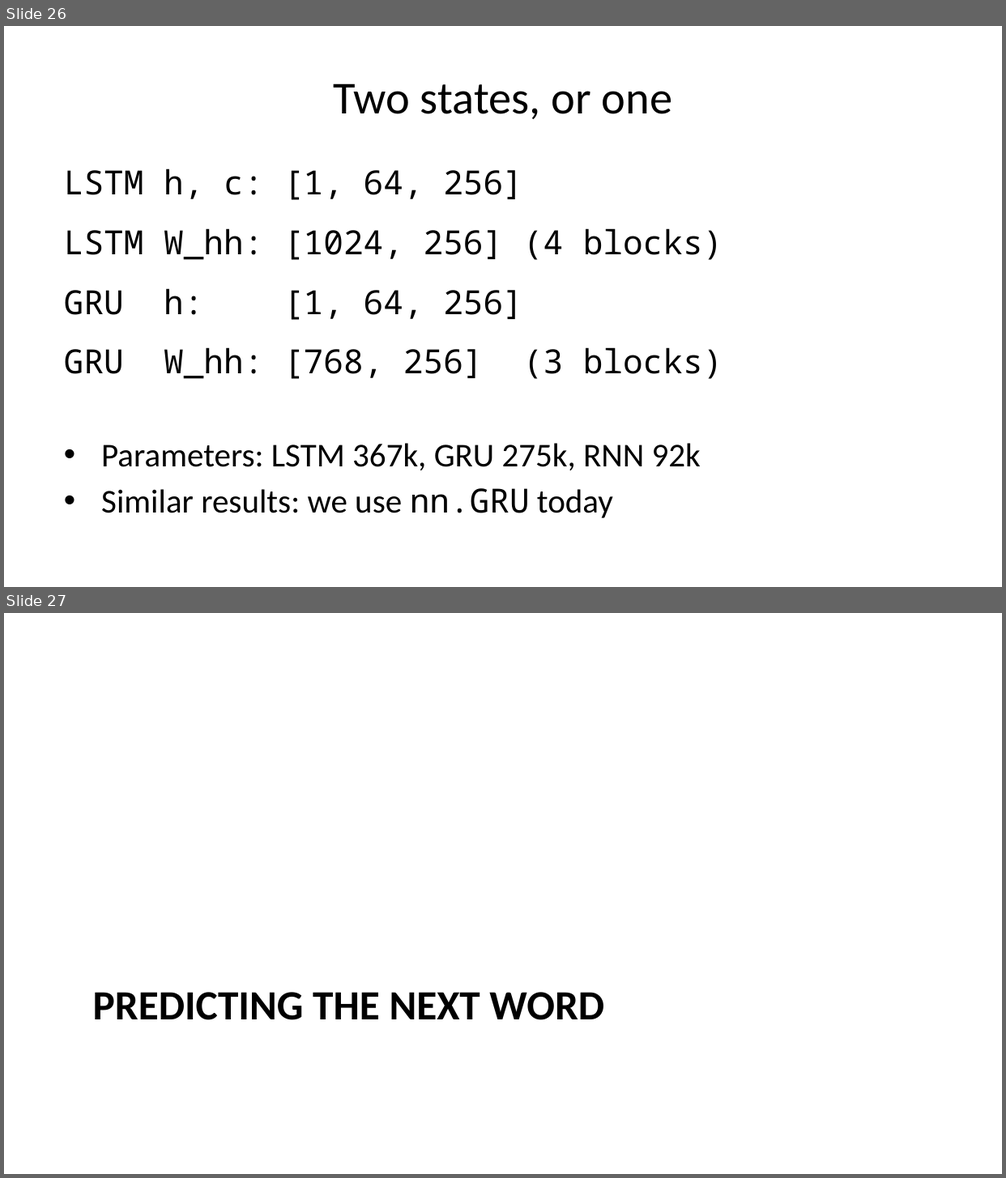
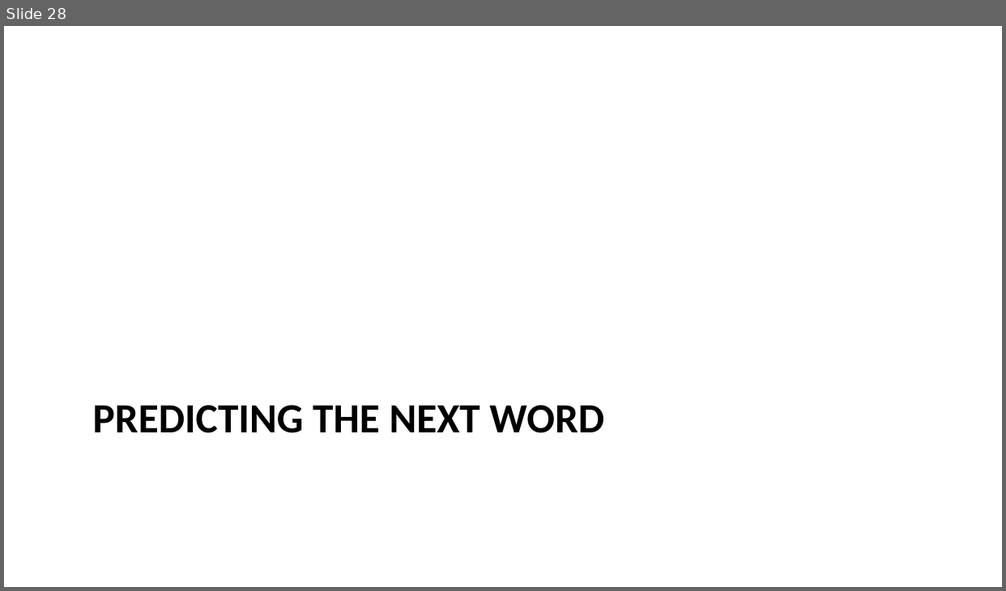
Before and after one commit to pauldubois98/AdcancedTopicsDataScience2026, a slide deck: Course10/slides.pptx. Shown one above the other, each under a label of ours: slides 26 and 27 before the commit, slide 28 after it. The pictures are 1006x1178 and 1006x591 pixels, drawn with LibreOffice and Linux fonts; fonts in the diff are those of the drawing. Boxes give left, top, right and bottom in pixels: in the first picture for what was removed or moved away, otherwise in the second. Text is boxed around its words. In the diff, an @@ line names an element or a change of style, - is before the commit and + after.

```diff
--- a/Course10/slides.pptx
+++ b/Course10/slides.pptx
@@ slide 26 removed at [4, 26, 1002, 587], background #FFFFFF @@
@@ title removed at [334, 84, 672, 119] @@
-Two states, or one
@@ text removed at [64, 169, 723, 518] @@
-LSTM h, c: [1, 64, 256]
-LSTM W_hh: [1024, 256] (4 blocks)
-GRU h: [1, 64, 256]
-GRU W_hh: [768, 256] (3 blocks)
-• Parameters: LSTM 367k, GRU 275k, RNN 92k
-• Similar results: we use nn.GRU today
@@ what was slide 27 is now slide 28 @@
```
Also in this commit, not shown: 3 slides changed, 5 slides added, 2 other slides removed.
